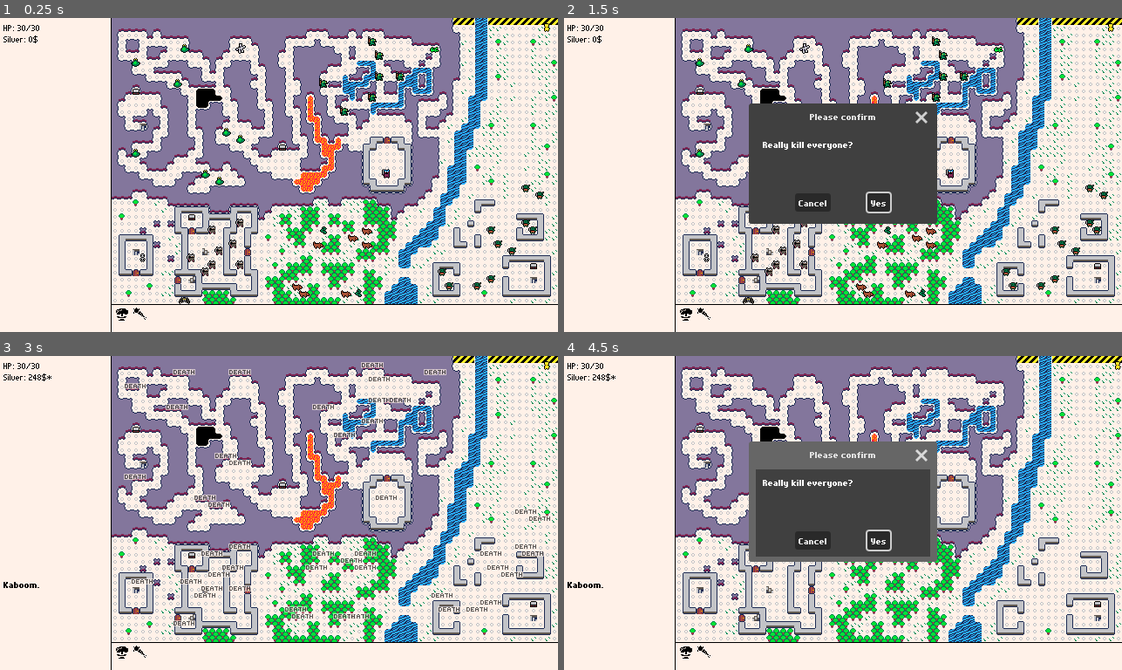
Above: before the commit, frames 1-4 (two rows, left to right).
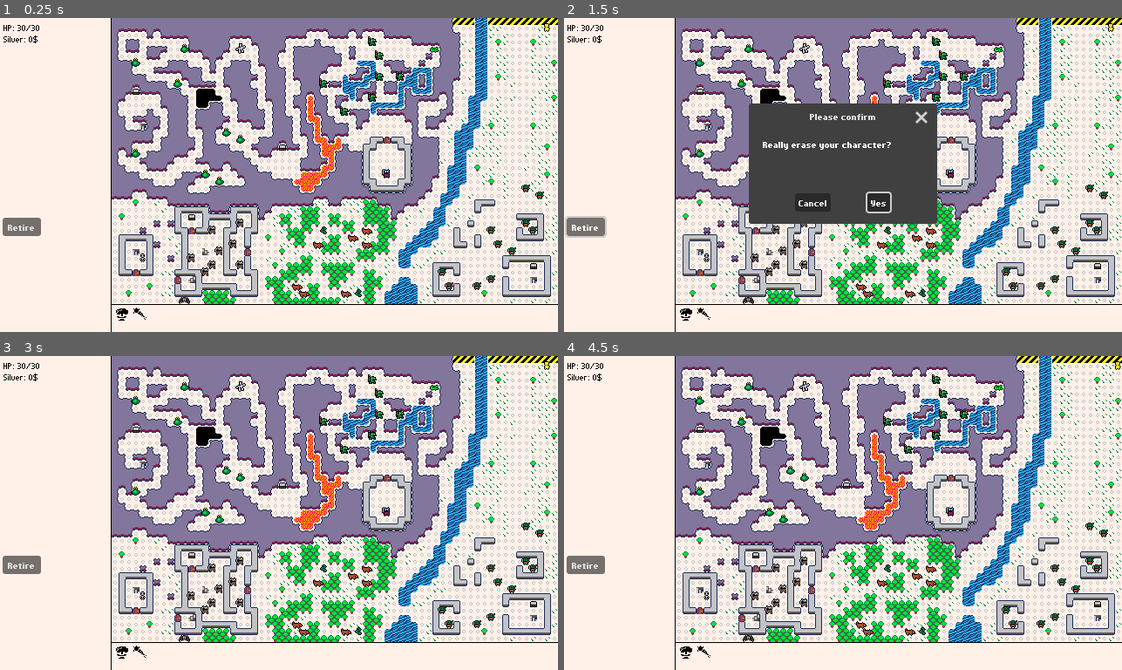
Above: after the commit, the same moments.

Repository: rsaarelm/azoth
Game: Godot game, scene res://game_screen.tscn
The game is run twice, just before and just after one commit, with the same random seed, the same clock (stepped at 60 frames per second) and the same inputs.
Inputs (mouse positions are in pixels of both pictures, inside the frame that each line leads up to):
- Up to frame 1 (0.25 s): no input
- Up to frame 2 (1.5 s): click (586, 228) at 0.5 s, where only the run after the commit has a clickable "Retire"; click (686, 313) at 1.27 s
- Up to frame 3 (3 s): click (139, 651) at 2.02 s; click "Yes" at 2.75 s
- Up to frame 4 (4.5 s): move the mouse to (965, 497) at 3.52 s; hold D (move_right) 3.53-4.25 s; click (965, 497) at 3.67 s; tap Enter at 4.25 s; drag from (731, 528) to (815, 575) at 4.27 s

The runs differ from the first frame. In frame 1, 0.4% of the frame differs, in the area x 0-8%, y 63-70%; in frame 2, 0.6%; in frame 3, 4.3%; in frame 4, 15%, in the area x 0-98%, y 5-92%.

Commit message:
Savegame machinery

Diff:
--- a/game.gd
+++ b/game.gd
@@ -65,6 +65,8 @@
 	assert(Player.spawn_area, "Invalid area: No scene file path")
 	Player.spawn_pos = player.cell
 
+	Player.save_game()
+
 	# Show transition screen.
 	get_tree().change_scene_to_file("res://resting.tscn")
 	await get_tree().create_timer(1.0).timeout
--- a/game_screen.tscn
+++ b/game_screen.tscn
@@ -24,6 +24,16 @@
 		# Add indicator if you have enough cash to level up
 		if Player.cash >= Rules.level_up_cost(Player.level + 1):
 			text += \"*\"
+"
+
+[sub_resource type="GDScript" id="GDScript_6mti6"]
+script/source = "extends Button
+
+func _on_pressed() -> void:
+	if !await Game.confirm(\"Really erase your character?\"):
+		return
+	Player.retire()
+	Game.restart()
 "
 
 [sub_resource type="StyleBoxFlat" id="StyleBoxFlat_0qhw6"]
@@ -84,6 +94,16 @@
 autowrap_mode = 3
 script = ExtResource("4_aybt7")
 
+[node name="Button" type="Button" parent="HSplitContainer/SidePanel"]
+layout_mode = 0
+offset_left = 3.0
+offset_top = 229.0
+offset_right = 47.0
+offset_bottom = 250.0
+theme_override_font_sizes/font_size = 8
+text = "Retire"
+script = SubResource("GDScript_6mti6")
+
 [node name="VSplitContainer" type="VSplitContainer" parent="HSplitContainer"]
 layout_mode = 2
 split_offset = 328
@@ -120,3 +140,5 @@
 ok_button_text = "Yes"
 dialog_text = "Are you sure you want to cancel the
 stopping of the quitting?"
+
+[connection signal="pressed" from="HSplitContainer/SidePanel/Button" to="HSplitContainer/SidePanel/Button" method="_on_pressed"]
--- a/player_data.gd
+++ b/player_data.gd
@@ -1,6 +1,8 @@
 ## Persistent player data
 
 extends Node
+
+const SAVE_PATH := "user://savegame.json"
 
 # Character stats
 var might := 0
@@ -10,8 +12,8 @@
 
 # Where does the player spawn at.
 # This will get updated to the area and position of the latest checkpoint.
-var spawn_area := "res://atlas/sprintmap.tscn"
-var spawn_pos := Vector2i(62, 1)
+var spawn_area: String
+var spawn_pos: Vector2i
 
 var level:
 	get:
@@ -30,6 +32,24 @@
 	preload("res://grimoire/armageddon.tres"),
 	preload("res://grimoire/firebolt.tres"),
 	]
+
+func _ready():
+	if save_exists():
+		load_game()
+	else:
+		clear()
+
+func clear():
+	# Reset all player data.
+	might = 0
+	trickery = 0
+	faith = 0
+	deftness = 0
+
+	cash = 0
+
+	spawn_area = "res://atlas/sprintmap.tscn"
+	spawn_pos = Vector2i(62, 1)
 
 ## Get the player's mob node.
 func mob():
@@ -64,3 +84,53 @@
 		might += 1
 		return true
 	return false
+
+func save_game() -> void:
+	var file := FileAccess.open(SAVE_PATH, FileAccess.WRITE)
+
+	var save_dict := {
+		player = {
+			# Stats
+			might = self.might,
+			trickery = self.trickery,
+			faith = self.faith,
+			deftness = self.deftness,
+
+			cash = self.cash,
+
+			# Current location.
+			area = spawn_area,
+			pos = var_to_str(spawn_pos),
+		}
+	}
+
+	file.store_line(JSON.stringify(save_dict))
+
+func load_game() -> void:
+	var file := FileAccess.open(SAVE_PATH, FileAccess.READ)
+	var json := JSON.new()
+	json.parse(file.get_line())
+	var save := json.get_data() as Dictionary
+
+	var player = save.player
+
+	might = player.might
+	trickery = player.trickery
+	faith = player.faith
+	deftness = player.deftness
+
+	cash = player.cash
+
+	spawn_area = player.area
+	spawn_pos = str_to_var(player.pos)
+
+	Game.restart()
+
+func save_exists() -> bool:
+	return FileAccess.file_exists(SAVE_PATH)
+
+## Delete the current character's save file.
+func retire():
+	if save_exists():
+		DirAccess.remove_absolute(SAVE_PATH)
+	clear()
Not shown: 1 places in game_screen.tscn that only renumber resources
